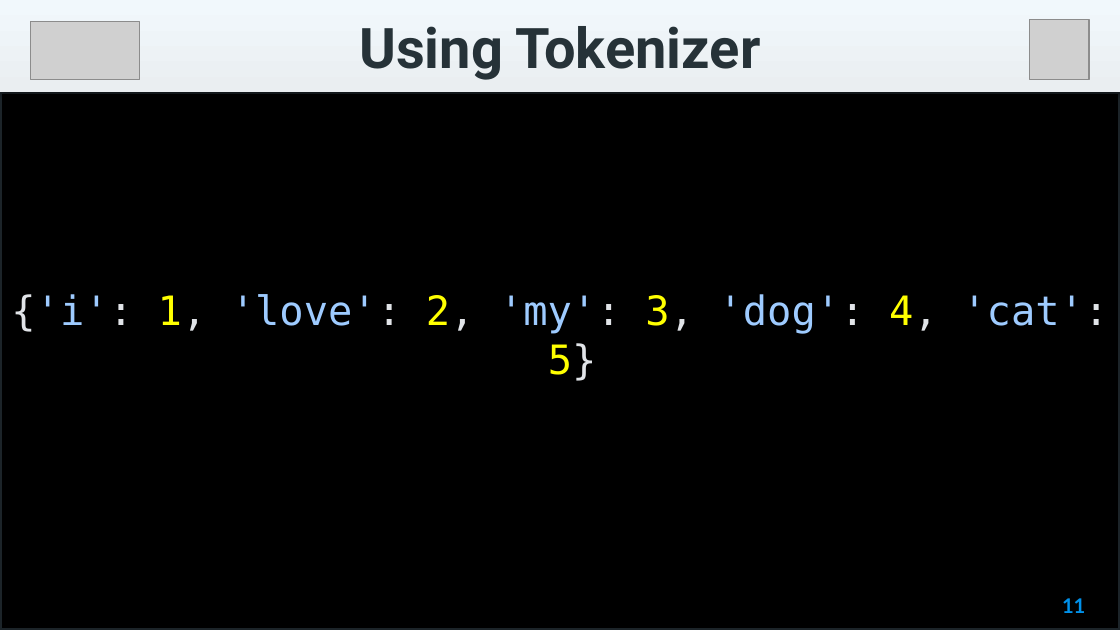
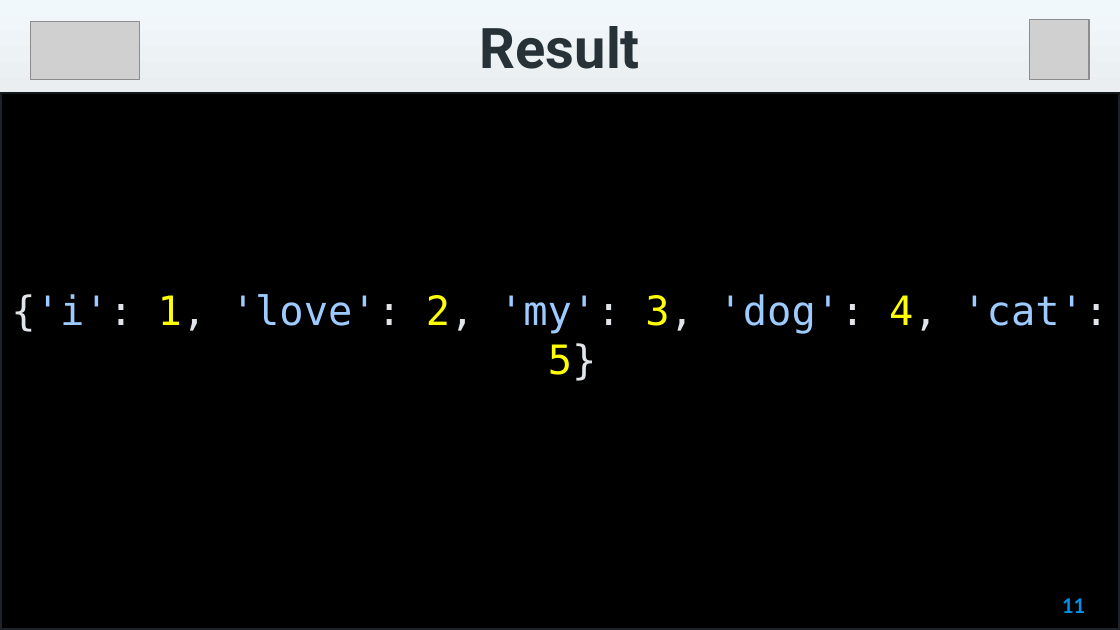
Before and after one commit to VinhDevNguyen/Tensorflow_Seminar, a slide deck: slide 11 of 3_NLP_In_TF/Week_1/Slide/Sentiment_In_Text.pptx. Drawn at 1120x630 pixels with LibreOffice and Linux fonts; fonts in the diff are those of the drawing; grey boxes stand for pictures; background and template pictures are left out; a plain dark background stands for a picture behind light text. Boxes give left, top, right and bottom in pixels: in the first picture for what was removed or moved away, otherwise in the second. Text is boxed around its words. In the diff, an @@ line names an element or a change of style, - is before the commit and + after.

```diff
--- a/3_NLP_In_TF/Week_1/Slide/Sentiment_In_Text.pptx
+++ b/3_NLP_In_TF/Week_1/Slide/Sentiment_In_Text.pptx
@@ text in rectangle at (480, 26, 640, 69): text changed @@
-Using Tokenizer
+Result
```
Also in this commit, not shown: 6 other slides changed, 11 slides added, 5 slides removed.
